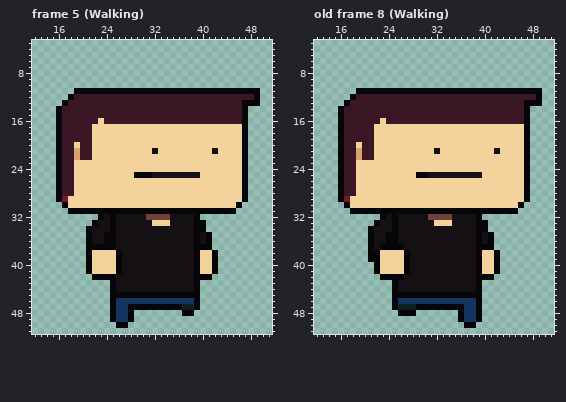
Pixel-art file, stored at Assets/Graphics/Sprites/Player.aseprite. The picture above is the old version.
64x64 pixels, 10 frames. Shown: frame 5 (Walking): x 12..51, y 3..51; old frame 8 (Walking): x 12..51, y 3..51. The commit also changed other frames, which this record leaves out.
Now the later version:
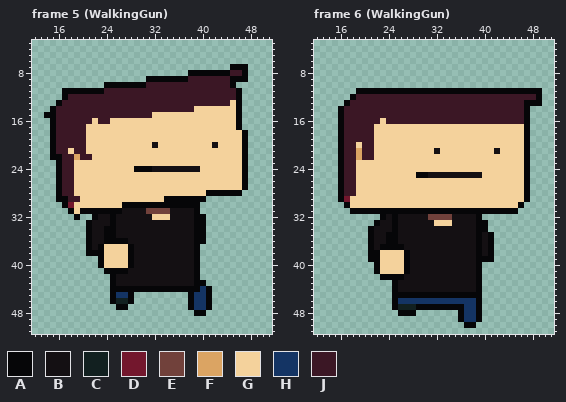
Palette (. is transparent): A #060608  B #141013  C #122020  D #73172d  E #71413b  F #dba463  G #f4d29c  H #143464  J #3b1725
A new or re-ordered frame is compared with the old frame closest to it.
From old to new:
frames re-ordered
Frame 5 (WalkingGun):
y 7: x 45..47 ... -> AAA
y 8: x 38..47 .......... -> AAAAAAAJJA
y 9: x 31..47 ................. -> AAAAAAAJJJJJJJAAA
y 10: x 24..45 ...................... -> AAAAAAAJJJJJJJJJJJJJJA
y 11: x 17..18 .. -> AA; x 24..45 AAAAAAAAAAAAAAAAAAAAAA -> JJJJJJJJJJJJJJJJJJJJJJ; x 47..49 AAA -> ...
y 12: x 17..18 .A -> AJ; x 46..49 JJJA -> A...
y 13: x 16..17 .A -> AJ; x 45..49 JJAAA -> GA...
y 14: x 15..16 .A -> AJ; x 39..47 JJJJJJJJA -> GGGGGGGA.
y 15: x 14..16 ..A -> AAJ; x 32..47 JJJJJJJJJJJJJJJA -> GGGGGGGGGGGGGGA.
y 16: x 15..16 .A -> AJ; x 22..23 JG -> GJ; x 25..47 JJJJJJJJJJJJJJJJJJJJJJA -> GGGGGGGGGGGGGGGGGGGGGA.
y 17: x 15..16 .A -> AJ; x 21 J -> G; x 46..47 GA -> A.
y 18..19: x 15..16 .A -> AJ; x 21 J -> G
y 20: x 15..16 .A -> AJ; x 19 G -> J; x 21 J -> G; x 32 G -> B; x 42 G -> B
y 21: x 15..16 .A -> AJ; x 18..19 JF -> GJ; x 21 J -> G; x 32 B -> G; x 42 B -> G
y 22: x 15 . -> A
y 24: x 29..39 GGGGGGGGGGG -> AAABBBBBBBB
y 25: x 29..39 AAABBBBBBBB -> GGGGGGGGGGG
y 28: x 41..47 GGGGGGA -> AAAAAA.
y 29: x 17..19 DGG -> AJJ; x 34..47 GGGGGGGGGGGGGA -> AAAAAAA.......
y 30: x 18 G -> D; x 27..46 GGGGGGGGGGGGGGGGGGGA -> AAAAAAAAAAAAA.......
y 31: x 19 A -> G; x 27..38 AAAAAAAAAAAA -> BBBBEEEEBBBB; x 40..45 AAAAAA -> ......
y 32: x 19 . -> A; x 22..23 .A -> AB; x 31..34 EEEE -> BGGG; x 40 . -> A
y 33: x 21..22 .A -> AB; x 32..34 GGG -> BBB
y 34: x 24 B -> A
y 35: x 40..41 BA -> A.
y 36: x 26..27 BB -> AA; x 40..41 BA -> A.
y 37: x 22 A -> B; x 24..28 AABBB -> GGGGA; x 40..41 AA -> ..
y 38: x 22..23 GG -> AA; x 26..28 ABB -> GGA; x 40..42 GGA -> ...
y 39..40: x 21..23 AGG -> ..A; x 26..28 ABB -> GGA; x 40..42 GGA -> ...
y 41: x 21..25 AGGGG -> ...AA; x 27 B -> A; x 40..42 GGA -> ...
y 42: x 22..24 AAA -> ...; x 40..41 AA -> ..
y 43: x 40 . -> A
y 44: x 26..38 BBBBBBBBBBBBB -> AAAAAAAAAAAAA; x 40..41 .. -> HA
y 45: x 26..27 AA -> HH; x 29..37 AAAAAAAAA -> .........; x 39..41 A.. -> HHA
y 46: x 26..41 HHHHHHHHHHHHHA.. -> CCA.........AHHA
y 47: x 25..41 AHHAAAAAAAAACCA.. -> .AA..........AHHA
y 48: x 25..28 AHHA -> ....; x 37..40 AA.. -> ..AA
y 49: x 25..28 AHHA -> ....
y 50: x 26..27 AA -> ..
Frame 6 (WalkingGun) against old frame 8 (Walking), layer "Right Hand":
y 37: x 40 A -> B
y 38: x 40..42 GGA -> BA.
y 39: x 40..42 GGA -> AA.
y 40..41: x 40..42 GGA -> ...
y 42: x 40..41 AA -> ..
Changed places in both pictures, as pixel boxes (x1, y1, x2, y2):
changed: (44, 64, 260, 328)
changed: (482, 244, 500, 280)
